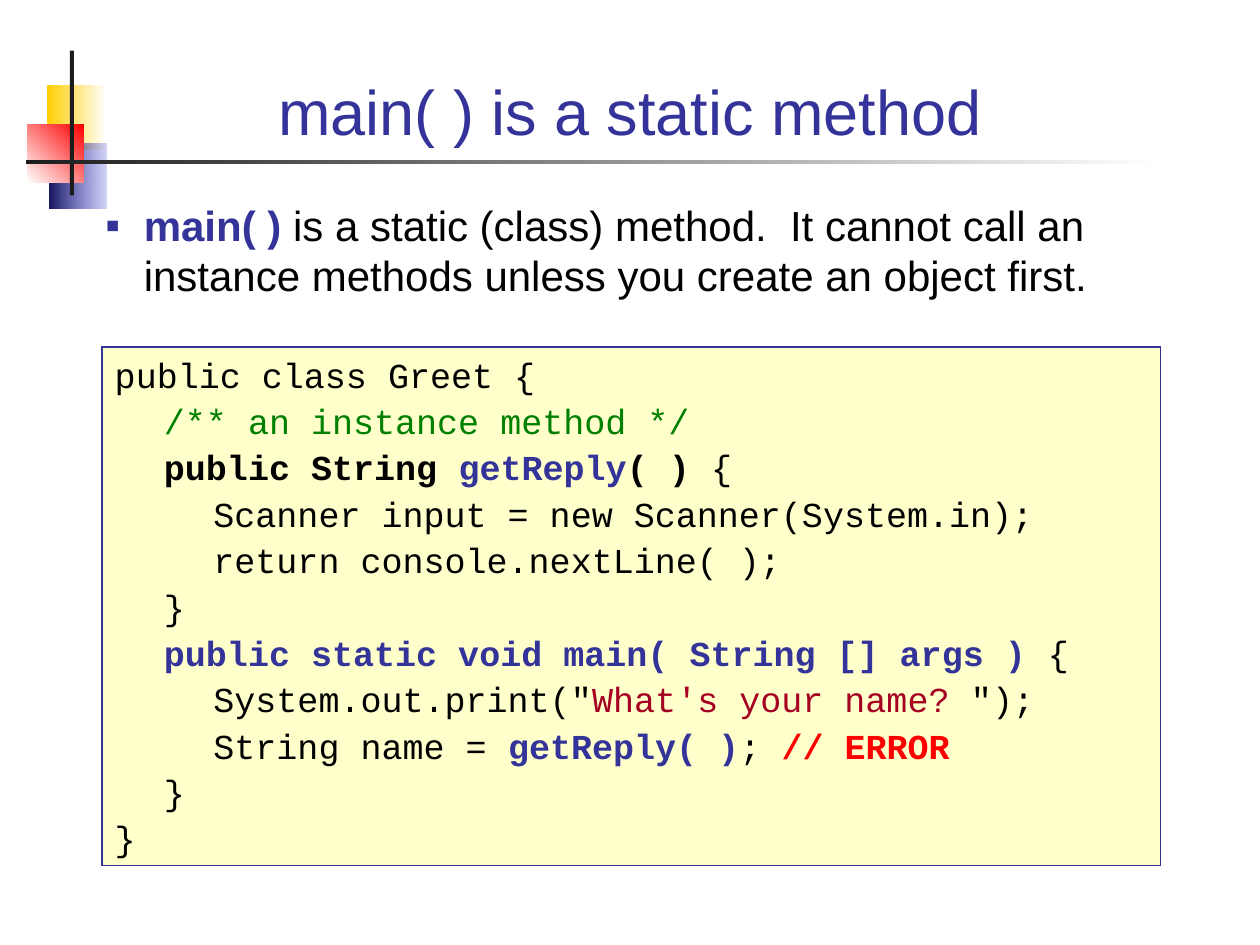
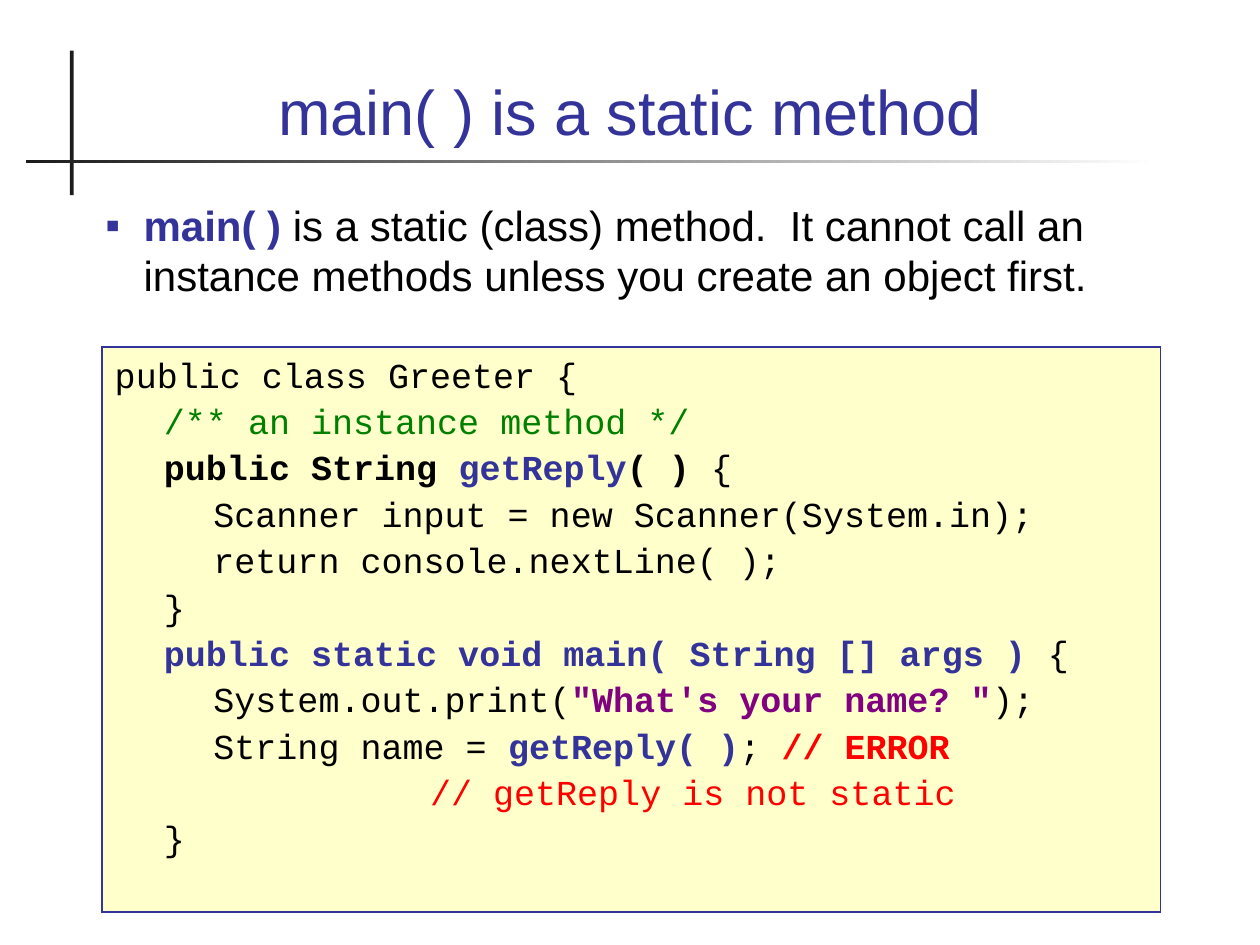
Before and after one commit to skeoop/skeoop.github.io, a slide deck: slide 7 of java-basics/12-Methods.ppt (slide 9 before the commit). Drawn at 1260x945 pixels with LibreOffice and Linux fonts; fonts in the diff are those of the drawing. Boxes give left, top, right and bottom in pixels: in the first picture for what was removed or moved away, otherwise in the second. Text is boxed around its words. In the diff, an @@ line names an element or a change of style, - is before the commit and + after.

```diff
--- a/java-basics/12-Methods.ppt
+++ b/java-basics/12-Methods.ppt
@@ rectangle removed at box(47, 84, 106, 150) @@
@@ rectangle removed at box(28, 125, 84, 183) @@
@@ rectangle removed at box(49, 144, 106, 209) @@
@@ text "main( ) is a static ..." at box(144, 210, 1086, 300): indent changed @@
@@ text in rectangle at box(102, 346, 1160, 912): paragraph removed @@
-}
@@ rectangle "public class Greeter {": place and size @@
-rectangle "public class Greeter {" at box(102, 346, 1160, 866)
+rectangle "public class Greeter {" at box(102, 346, 1160, 912)
@@ text in rectangle at box(115, 363, 535, 396): text changed @@
-public class Greet {
+public class Greeter {
@@ text in rectangle at box(213, 688, 949, 720): text colour #000000 to #800080 in "System.out.print("What's ");"; text colour #A50021 to #800080 in "System.out.print("What's your name?"; bold on in "System.out.print("What's your name? ");" @@
@@ text in rectangle at box(493, 780, 955, 813): paragraph added @@
+// getReply is not static
```
Also in this commit, not shown: 19 other slides changed, 2 slides removed, 30 other files.
